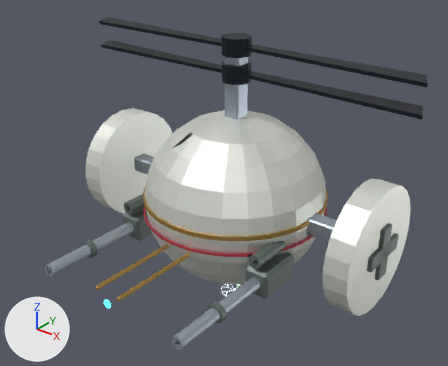
What one commit did to the glTF model public/assets/models/combat/s08.glb.
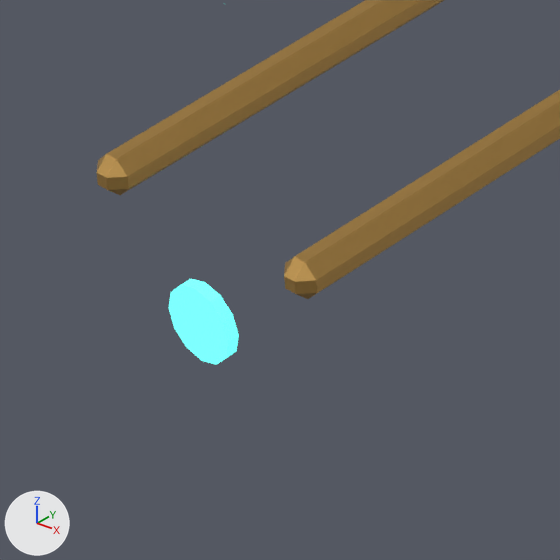
Each version appears first whole from a 50 mm camera at (3.72, -4.85, 4.42) aimed at (0.26, -0.52, 1.74), and next in a close-up on the part from 19% to 33% of the width and 73% to 90% of the height. Arrows for +X, +Y and +Z are at lower left; the lights stay in place. The last two pictures show the newer version. Where no turn or scale is listed for an object, it has been applied to the vertices.

Names of what the first close-up shows: 'Export_gun_recoil_brass', 'Export_light_muzzle_glow'.
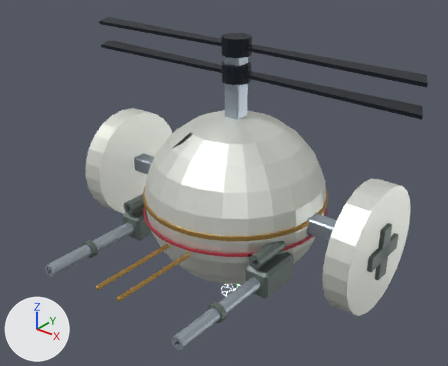
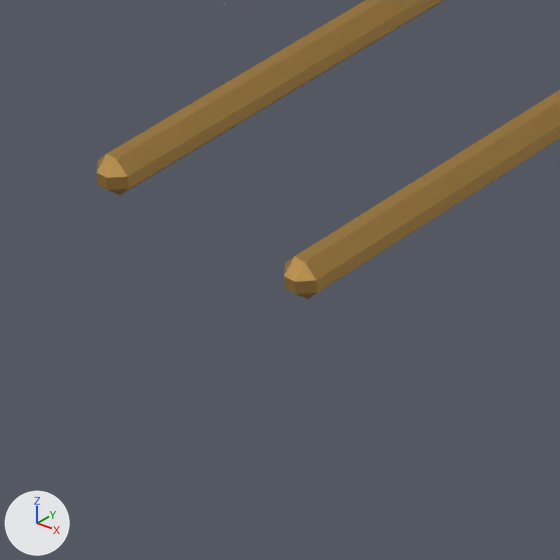
What differs and where, as boxes (x1, y1, x2, y2) in the close-ups (560 x 560 px):
'Export_light_muzzle_glow', deleted (cyan)
    before: (169, 279, 239, 365)

The change, as a diff of the scene's bpy script:
```diff
--- a/public/assets/models/combat/s08.glb.py
+++ b/public/assets/models/combat/s08.glb.py
@@ ob_export_light_muzzle_glow @@
-ob_export_light_muzzle_glow = bpy.data.objects.new('Export_light_muzzle_glow', me_export_light_muzzle_glow)
-ob_export_light_muzzle_glow.location = (0.0, -1.9, 0.951)
```
